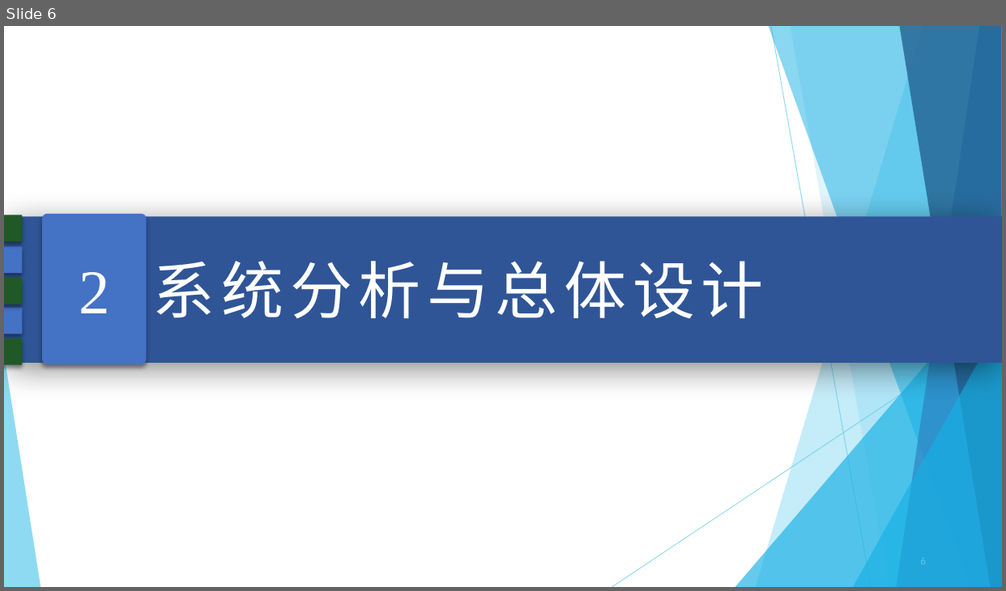
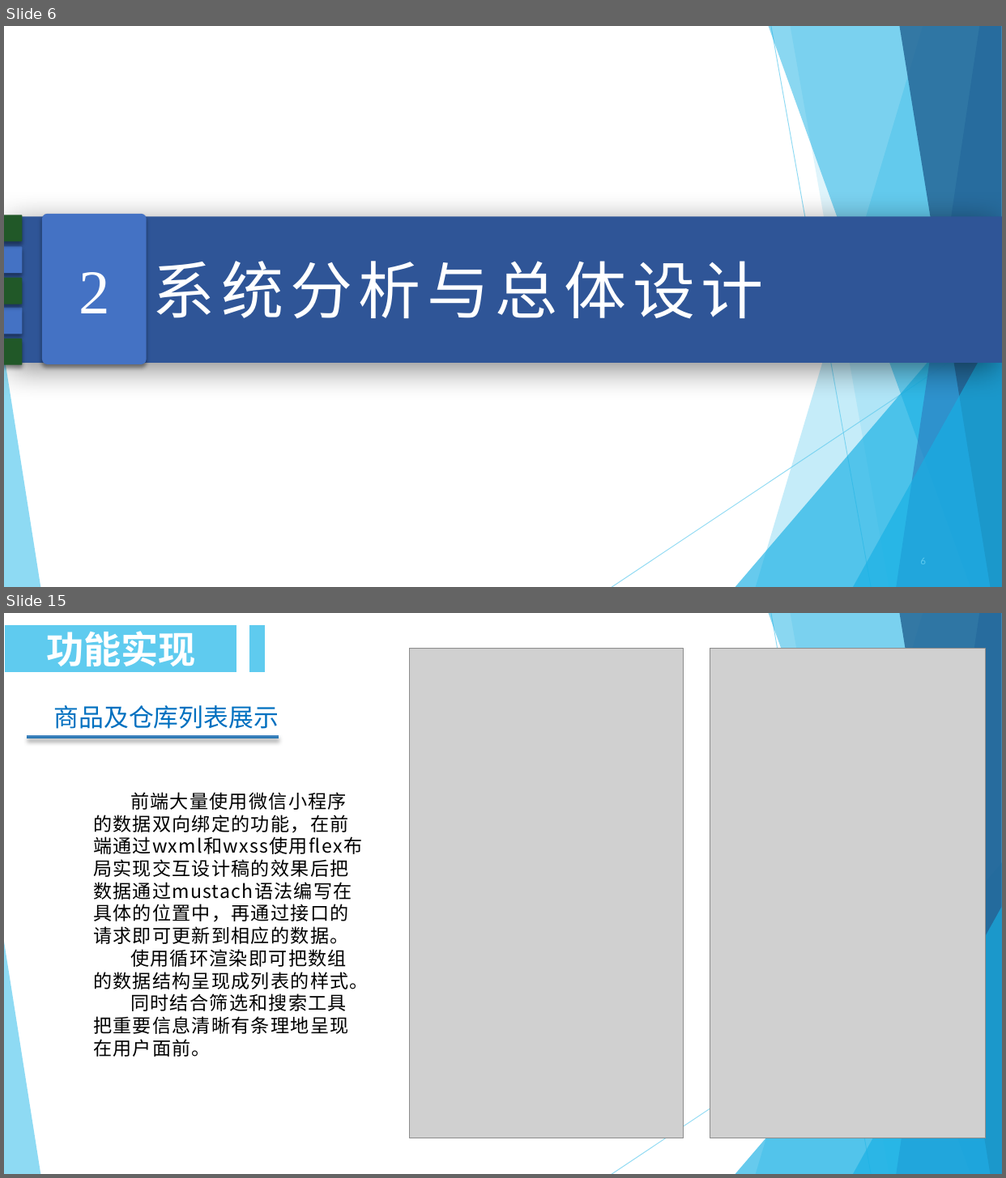
Before and after one commit to JASONPANGGO/RFID-repo, a slide deck: 答辩/彭梓浩毕业答辩PPT.pptx. Shown one above the other, each under a label of ours: slide 6 before the commit, slides 6 and 15 after it; the slides between them are not shown. The pictures are 1006x591 and 1006x1178 pixels, drawn with LibreOffice and Linux fonts; fonts in the diff are those of the drawing; grey boxes stand for pictures. Boxes give left, top, right and bottom in pixels: in the first picture for what was removed or moved away, otherwise in the second. Text is boxed around its words. In the diff, an @@ line names an element or a change of style, - is before the commit and + after.

```diff
--- a/答辩/彭梓浩毕业答辩PPT.pptx
+++ b/答辩/彭梓浩毕业答辩PPT.pptx
@@ slide 15 added at [4, 613, 1002, 1174], background #FFFFFF; not listed: 10 template elements that a slide beside it also shows @@
@@ rectangle added at [4, 624, 238, 674], fill #5FCBEF, outline #FFFFFF 2 pt, 36 pt, text #FFFFFF, bold @@
+功能实现
@@ rectangle added at [248, 624, 266, 674], fill #5FCBEF, outline #FFFFFF 2 pt @@
@@ picture added at [410, 648, 684, 1139] @@
@@ picture added at [710, 648, 987, 1139] @@
@@ text added at [54, 705, 279, 729], 24 pt, text #0070C0 @@
+商品及仓库列表展示
@@ rectangle added at [27, 735, 279, 739], fill gradient #4A8BC6 to #2A78B2 @@
@@ text added at [93, 792, 368, 1057], 18 pt, text #000000 @@
+前端大量使用微信小程序的数据双向绑定的功能，在前端通过wxml和wxss使用flex布局实现交互设计稿的效果后把数据通过mustach语法编写在具体的位置中，再通过接口的请求即可更新到相应的数据。
+使用循环渲染即可把数组的数据结构呈现成列表的样式。
+同时结合筛选和搜索工具把重要信息清晰有条理地呈现在用户面前。
```
Also in this commit, not shown: 2 slides changed, 20 other slides added, 1 slide removed.
